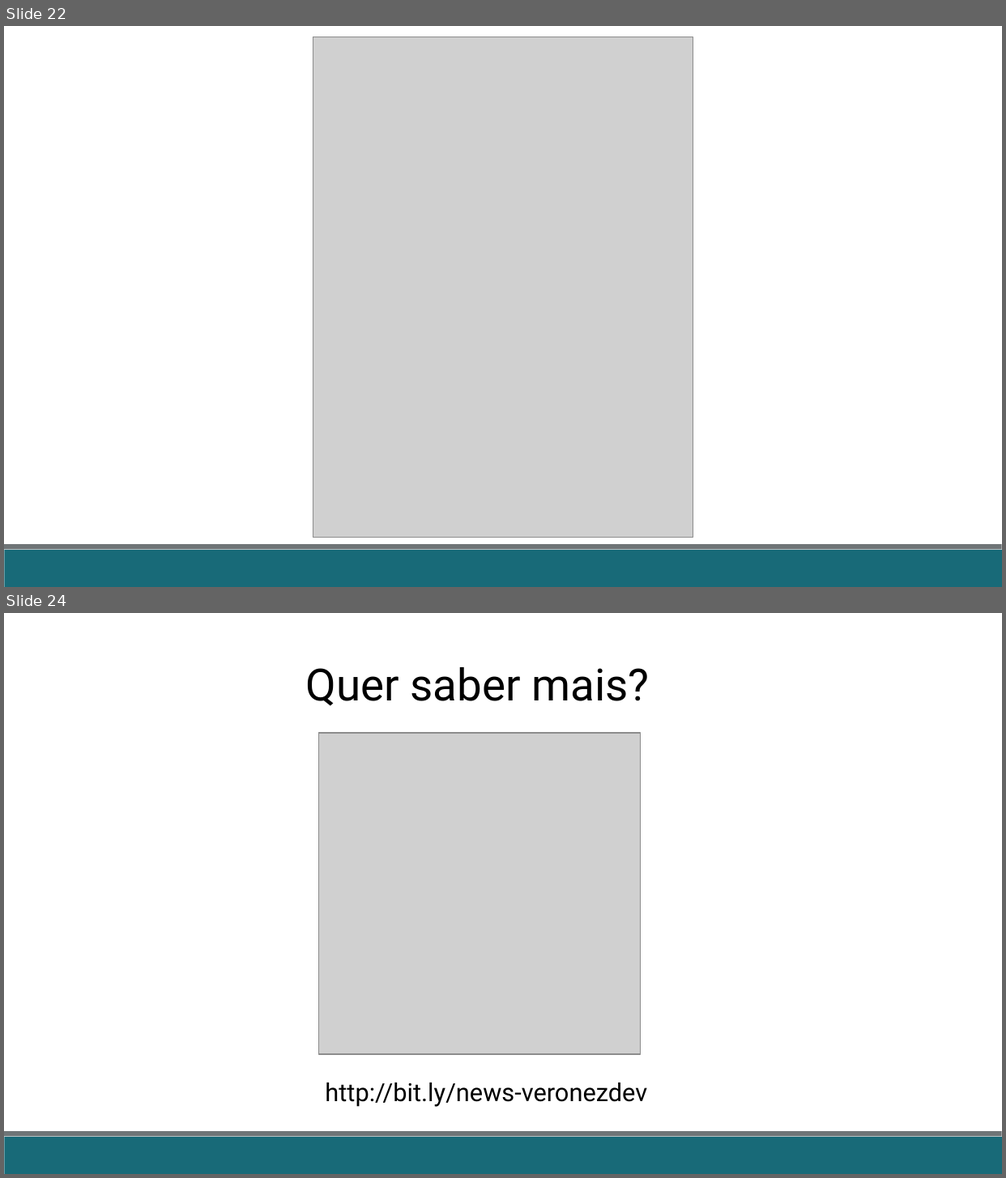
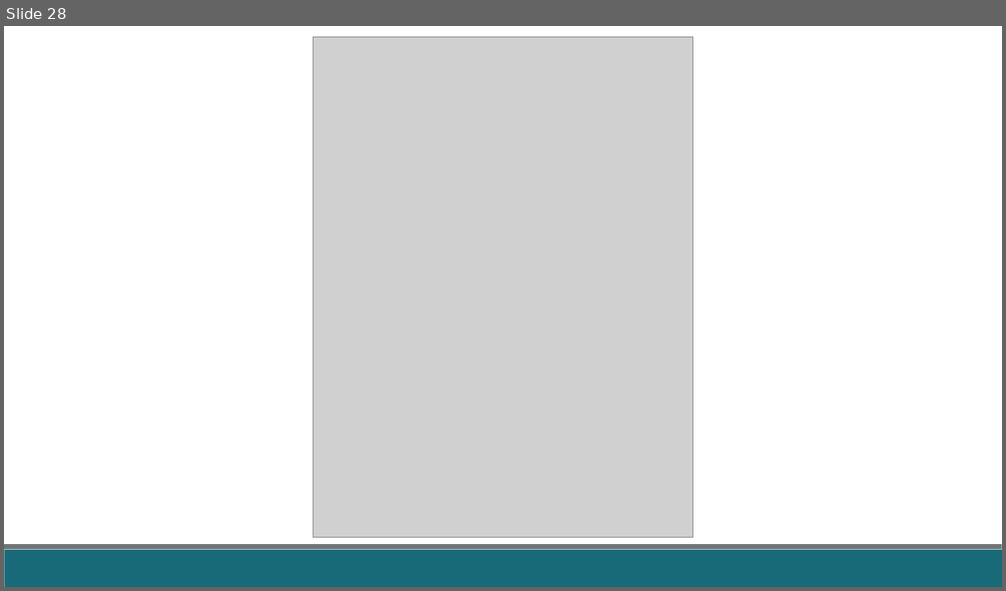
Before and after one commit to fabricioveronez/ApresentacaoPrometheus, a slide deck: docs/Prometheus.pptx. Shown one above the other, each under a label of ours: slides 22 and 24 before the commit, slide 28 after it; the slides between them are not shown. The pictures are 1006x1178 and 1006x591 pixels, drawn with LibreOffice and Linux fonts; fonts in the diff are those of the drawing; grey boxes stand for pictures. Boxes give left, top, right and bottom in pixels: in the first picture for what was removed or moved away, otherwise in the second. Text is boxed around its words. In the diff, an @@ line names an element or a change of style, - is before the commit and + after.

```diff
--- a/docs/Prometheus.pptx
+++ b/docs/Prometheus.pptx
@@ slide 24 removed at [4, 613, 1002, 1174], background #FFFFFF; not listed: 2 template elements that a slide beside it also shows @@
@@ text removed at [306, 667, 650, 706] @@
-Quer saber mais?
@@ picture removed at [318, 733, 640, 1054] @@
@@ text removed at [325, 1083, 647, 1107] @@
-http://bit.ly/news-veronezdev
@@ what was slide 22 is now slide 28 @@
```
Also in this commit, not shown: 1 slide changed, 6 slides added, 1 other slide removed, 1 other file.
